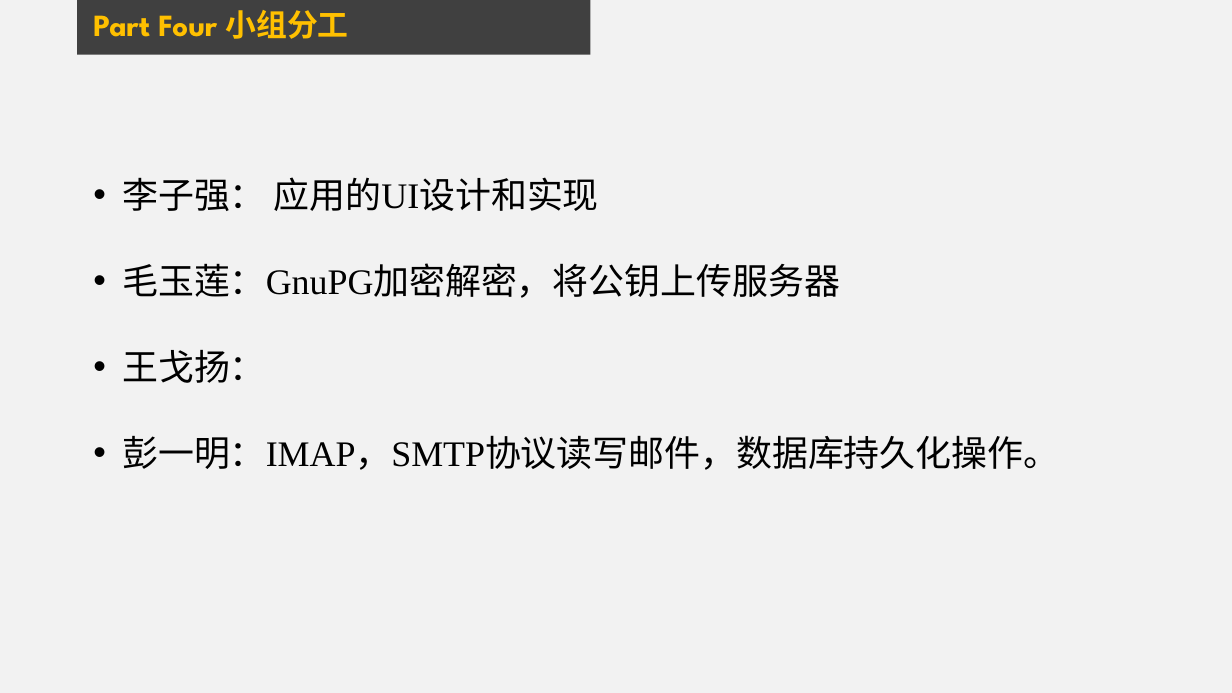
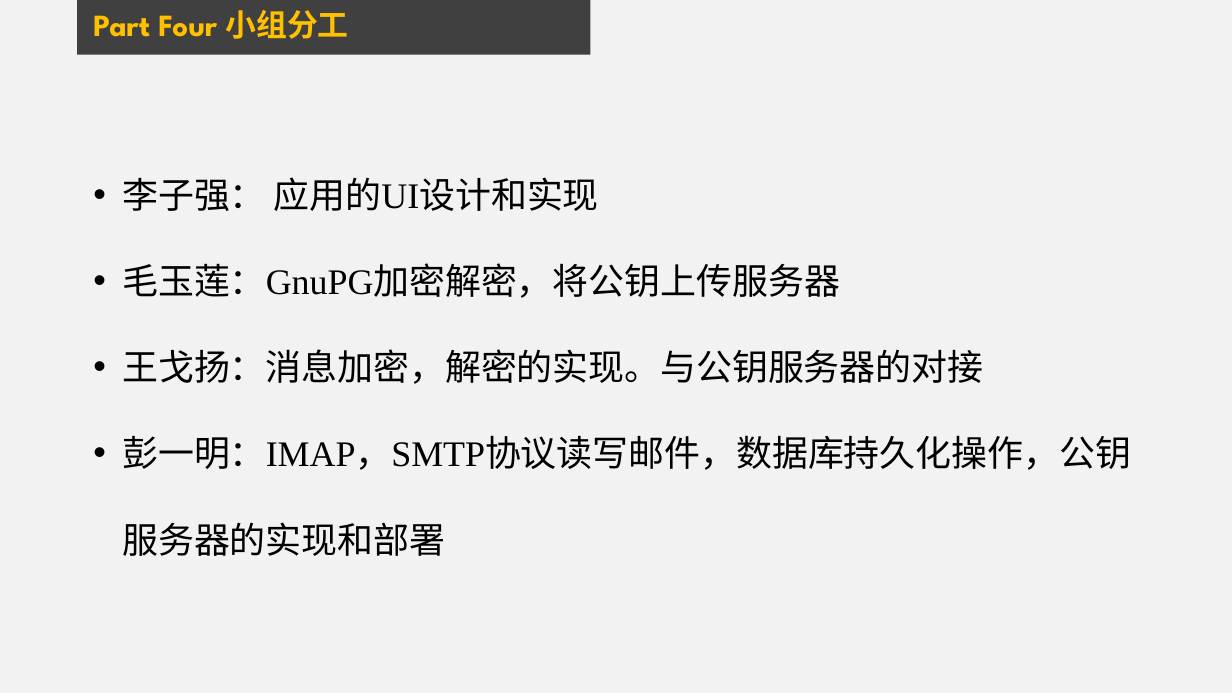
Before and after one commit to liziwl/IM-over-Email, a slide deck: slide 13 of Final presentation.pptx. Drawn at 1232x693 pixels with LibreOffice and Linux fonts; fonts in the diff are those of the drawing. Boxes give left, top, right and bottom in pixels: in the first picture for what was removed or moved away, otherwise in the second. Text is boxed around its words. In the diff, an @@ line names an element or a change of style, - is before the commit and + after.

Commit message:
update ppt

```diff
--- a/Final presentation.pptx
+++ b/Final presentation.pptx
@@ text at [122,349,1131,556]: text changed @@
-• 王戈扬：
-• 彭一明：IMAP，SMTP协议读写邮件，数据库持久化操作。
+• 王戈扬：消息加密，解密的实现。与公钥服务器的对接
+• 彭一明：IMAP，SMTP协议读写邮件，数据库持久化操作，公钥服务器的实现和部署
```
